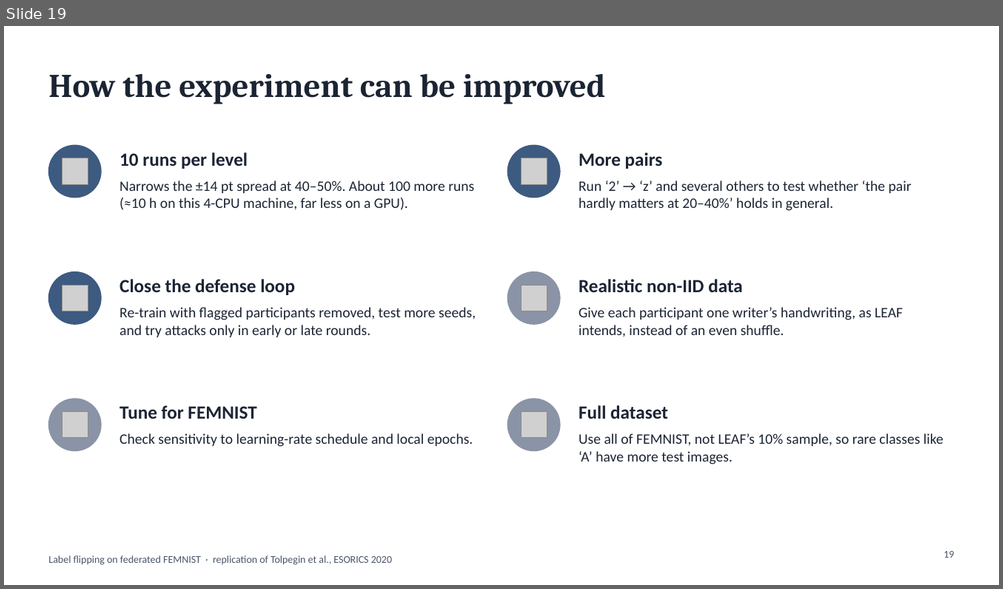
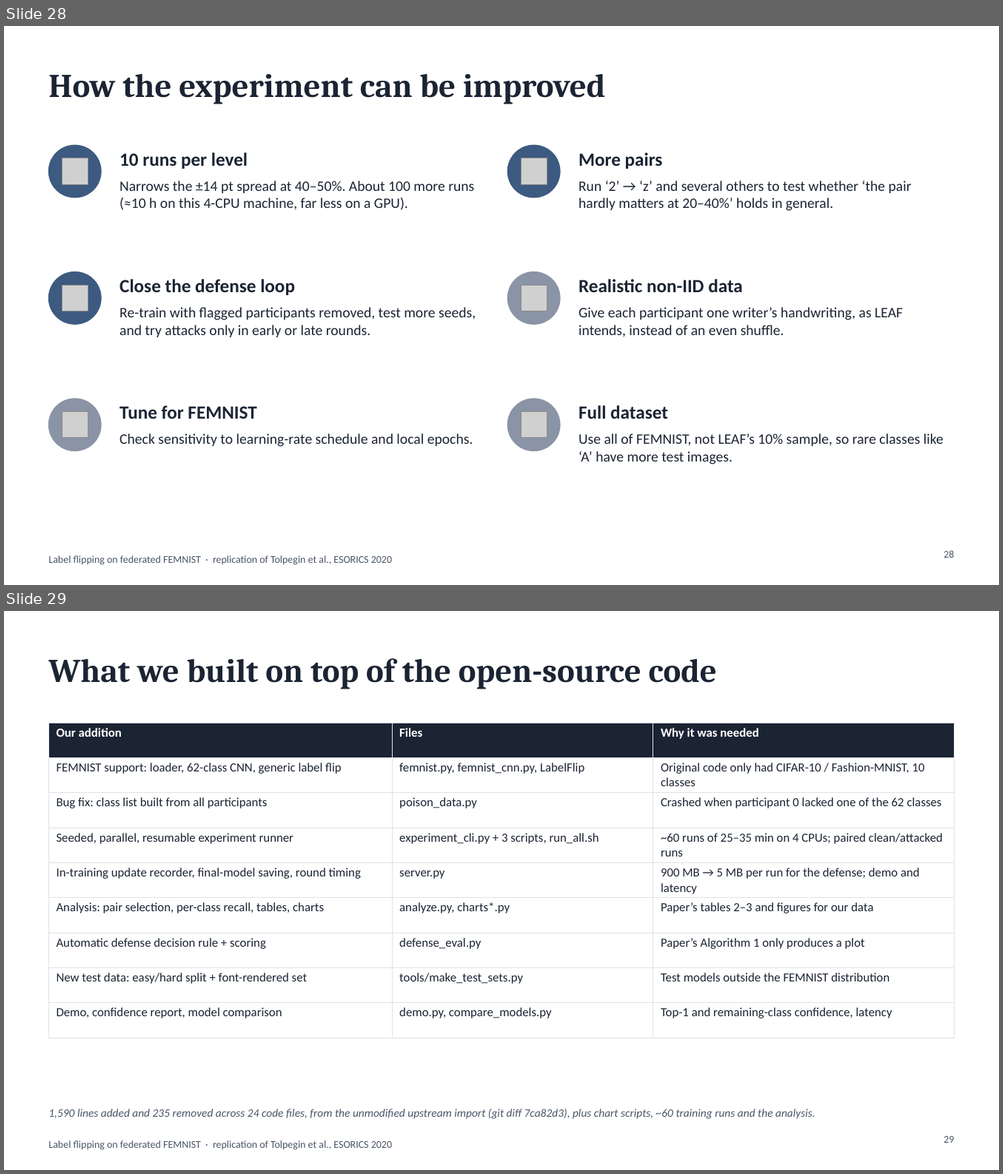
Before and after one commit to wetthamm/FederatedLearning, a slide deck: writeup/FEMNIST_label_flipping.pptx. Shown one above the other, each under a label of ours: slide 19 before the commit, slides 28 and 29 after it. The pictures are 1003x589 and 1003x1174 pixels, drawn with LibreOffice and Linux fonts; fonts in the diff are those of the drawing; grey boxes stand for pictures. Boxes give left, top, right and bottom in pixels: in the first picture for what was removed or moved away, otherwise in the second. Text is boxed around its words. In the diff, an @@ line names an element or a change of style, - is before the commit and + after.

```diff
--- a/writeup/FEMNIST_label_flipping.pptx
+++ b/writeup/FEMNIST_label_flipping.pptx
@@ slide 29 added at bbox=[4, 611, 999, 1170], background #FFFFFF; not listed: 1 template element that a slide beside it also shows @@
@@ title added at bbox=[48, 658, 717, 689], 32 pt, text #1B2433, bold @@
+What we built on top of the open-source code
@@ table added at bbox=[48, 723, 954, 1022], 9 rows, 3 columns @@
+Our addition | Files | Why it was needed
+FEMNIST support: loader, 62-class CNN, generic label flip | femnist.py, femnist_cnn.py, LabelFlip | Original code only had CIFAR-10 / Fashion-MNIST, 10 classes
+Bug fix: class list built from all participants | poison_data.py | Crashed when participant 0 lacked one of the 62 classes
+Seeded, parallel, resumable experiment runner | experiment_cli.py + 3 scripts, run_all.sh | ~60 runs of 25–35 min on 4 CPUs; paired clean/attacked runs
+In-training update recorder, final-model saving, round timing | server.py | 900 MB → 5 MB per run for the defense; demo and latency
+Analysis: pair selection, per-class recall, tables, charts | analyze.py, charts*.py | Paper’s tables 2–3 and figures for our data
+Automatic defense decision rule + scoring | defense_eval.py | Paper’s Algorithm 1 only produces a plot
+New test data: easy/hard split + font-rendered set | tools/make_test_sets.py | Test models outside the FEMNIST distribution
+Demo, confidence report, model comparison | demo.py, compare_models.py | Top-1 and remaining-class confidence, latency
@@ text added at bbox=[48, 1109, 815, 1119], 11 pt, text #4A5568, italic @@
+1,590 lines added and 235 removed across 24 code files, from the unmodified upstream import (git diff 7ca82d3), plus chart scripts, ~60 training runs and the analysis.
@@ page number added at bbox=[943, 1136, 953, 1143], 10 pt, text #4A5568 @@
+29
@@ what was slide 19 is now slide 28 @@
@@ page number at bbox=[943, 551, 953, 558]: text changed @@
-19
+28
```
Also in this commit, not shown: 10 other slides added, 27 other files.
